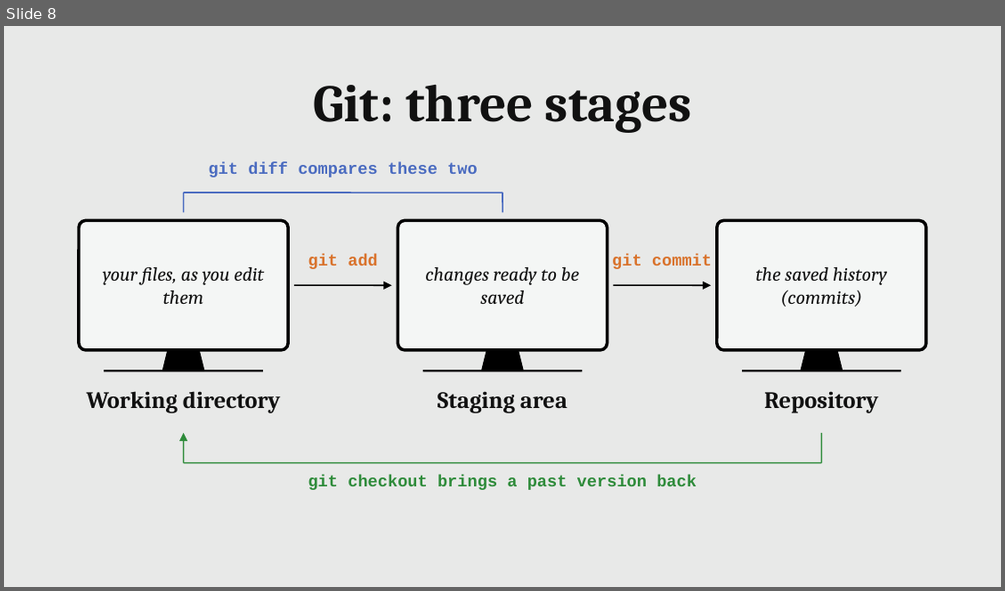
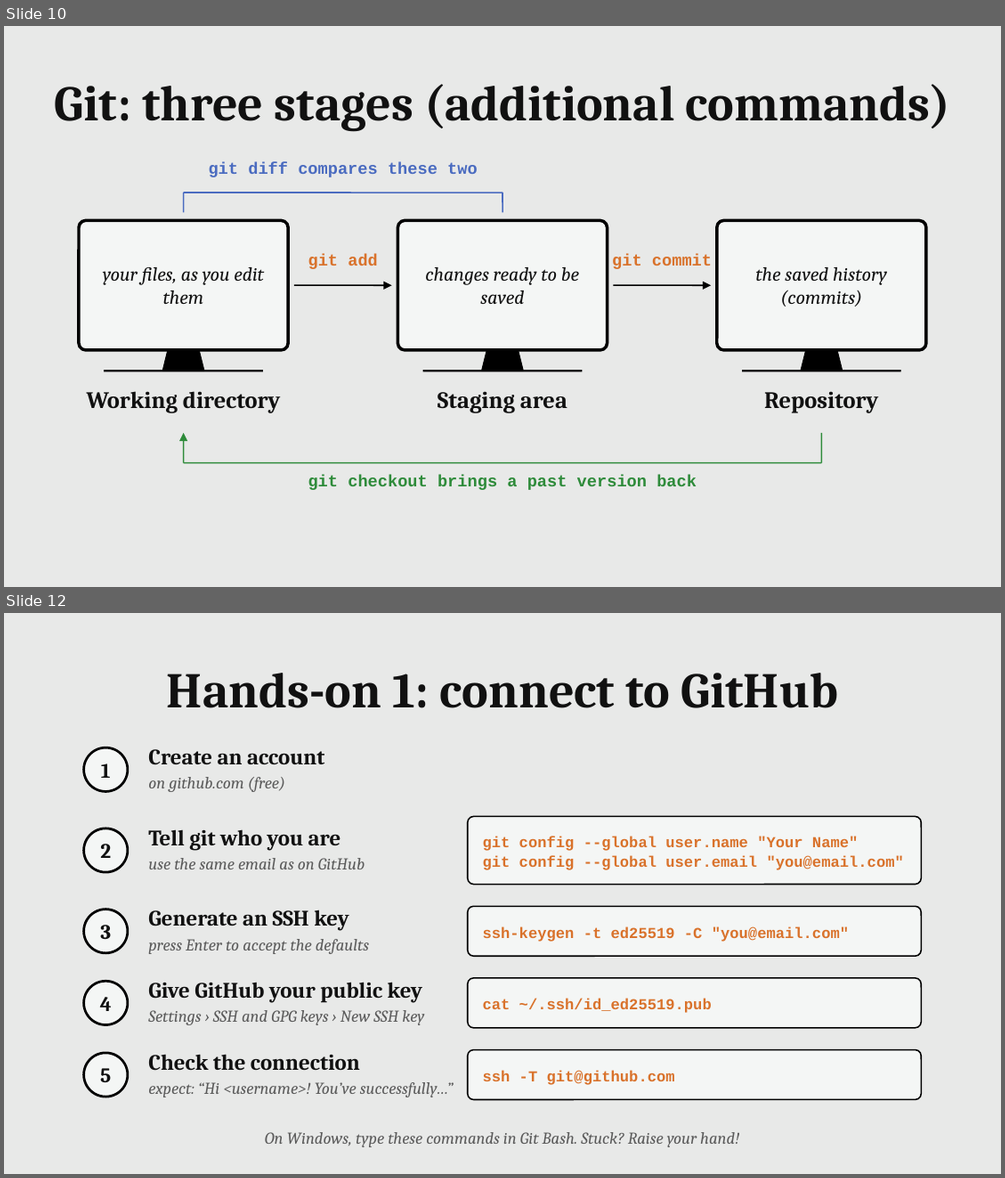
Before and after one commit to MaximeCaute/CogSupParis-Core-1, a slide deck: 2026-2027/S1/Session-01/Session_01_Course_introduction.odp. Shown one above the other, each under a label of ours: slide 8 before the commit, slides 10 and 12 after it; the slides between them are not shown. The pictures are 1005x591 and 1005x1178 pixels, drawn with LibreOffice and Linux fonts; fonts in the diff are those of the drawing. Boxes give left, top, right and bottom in pixels: in the first picture for what was removed or moved away, otherwise in the second. Text is boxed around its words. In the diff, an @@ line names an element or a change of style, - is before the commit and + after.

```diff
--- a/2026-2027/S1/Session-01/Session_01_Course_introduction.odp
+++ b/2026-2027/S1/Session-01/Session_01_Course_introduction.odp
@@ slide 12 added at [4,613,1001,1174], background #E8E9E8 @@
@@ text added at [167,673,838,708], 36 pt, text #111111, bold @@
+Hands-on 1: connect to GitHub
@@ ellipse added at [84,747,128,791], fill #F4F6F5, outline #000000 1.76 pt @@
@@ text added at [101,763,111,778], 15 pt, text #111111, bold @@
+1
@@ text added at [148,749,324,765], 16 pt, text #111111, bold @@
+Create an account
@@ text added at [148,777,285,792], 12 pt, text #5A5A5A, italic @@
+on github.com (free)
@@ rounded rectangle added at [468,816,921,884], fill #F4F6F5, outline #000000 0.99 pt @@
@@ ellipse added at [84,828,128,872], fill #F4F6F5, outline #000000 1.76 pt @@
@@ text added at [100,844,111,858], 15 pt, text #111111, bold @@
+2
@@ text added at [148,829,341,850], 16 pt, text #111111, bold @@
+Tell git who you are
@@ text added at [483,835,904,870], 11 pt, text #D9722B, bold @@
+git config --global user.name "Your Name"
+git config --global user.email "you@email.com"
@@ text added at [148,858,364,869], 12 pt, text #5A5A5A, italic @@
+use the same email as on GitHub
@@ rounded rectangle added at [468,906,921,956], fill #F4F6F5, outline #000000 0.99 pt @@
@@ ellipse added at [84,909,128,953], fill #F4F6F5, outline #000000 1.76 pt @@
@@ text added at [100,925,111,939], 15 pt, text #111111, bold @@
+3
@@ text added at [148,909,348,931], 16 pt, text #111111, bold @@
+Generate an SSH key
@@ text added at [483,926,849,941], 11 pt, text #D9722B, bold @@
+ssh-keygen -t ed25519 -C "you@email.com"
@@ text added at [148,939,369,954], 12 pt, text #5A5A5A, italic @@
+press Enter to accept the defaults
@@ ellipse added at [84,981,128,1025], fill #F4F6F5, outline #000000 1.76 pt @@
@@ text added at [148,981,422,1002], 16 pt, text #111111, bold @@
+Give GitHub your public key
@@ rounded rectangle added at [468,978,921,1028], fill #F4F6F5, outline #000000 0.99 pt @@
@@ text added at [100,997,112,1011], 15 pt, text #111111, bold @@
+4
@@ text added at [148,1010,424,1025], 12 pt, text #5A5A5A, italic @@
+Settings › SSH and GPG keys › New SSH key
@@ text added at [483,998,712,1013], 11 pt, text #D9722B, bold @@
+cat ~/.ssh/id_ed25519.pub
@@ ellipse added at [84,1053,128,1096], fill #F4F6F5, outline #000000 1.76 pt @@
@@ text added at [148,1054,360,1070], 16 pt, text #111111, bold @@
+Check the connection
@@ rounded rectangle added at [468,1050,921,1100], fill #F4F6F5, outline #000000 0.99 pt @@
@@ text added at [100,1068,111,1082], 15 pt, text #111111, bold @@
+5
@@ text added at [148,1082,453,1097], 12 pt, text #5A5A5A, italic @@
+expect: “Hi <username>! You’ve successfully…”
@@ text added at [483,1070,675,1085], 11 pt, text #D9722B, bold @@
+ssh -T git@github.com
@@ text added at [265,1132,739,1147], 12 pt, text #5A5A5A, italic @@
+On Windows, type these commands in Git Bash. Stuck? Raise your hand!
@@ what was slide 8 is now slide 10 @@
@@ slide 10 changed as well @@
@@ text at [55,84,950,132]: text changed; size 38 to 36 pt @@
-Git: three stages
+Git: three stages (additional commands)
```
Also in this commit, not shown: 6 other slides changed, 8 other slides added, 5 slides removed.
